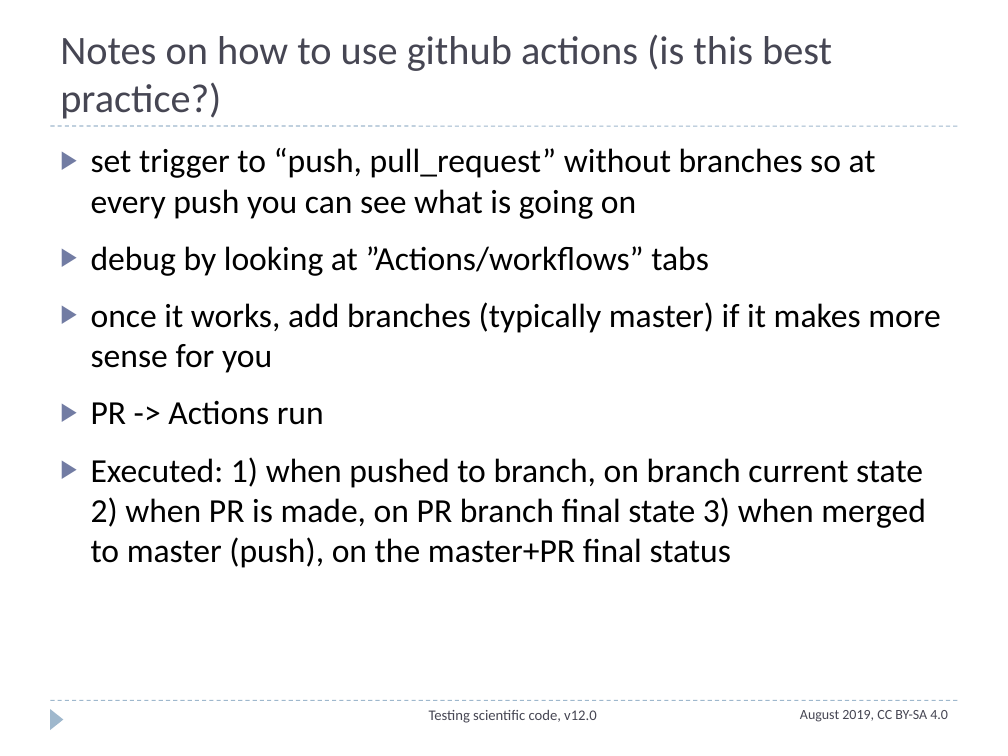
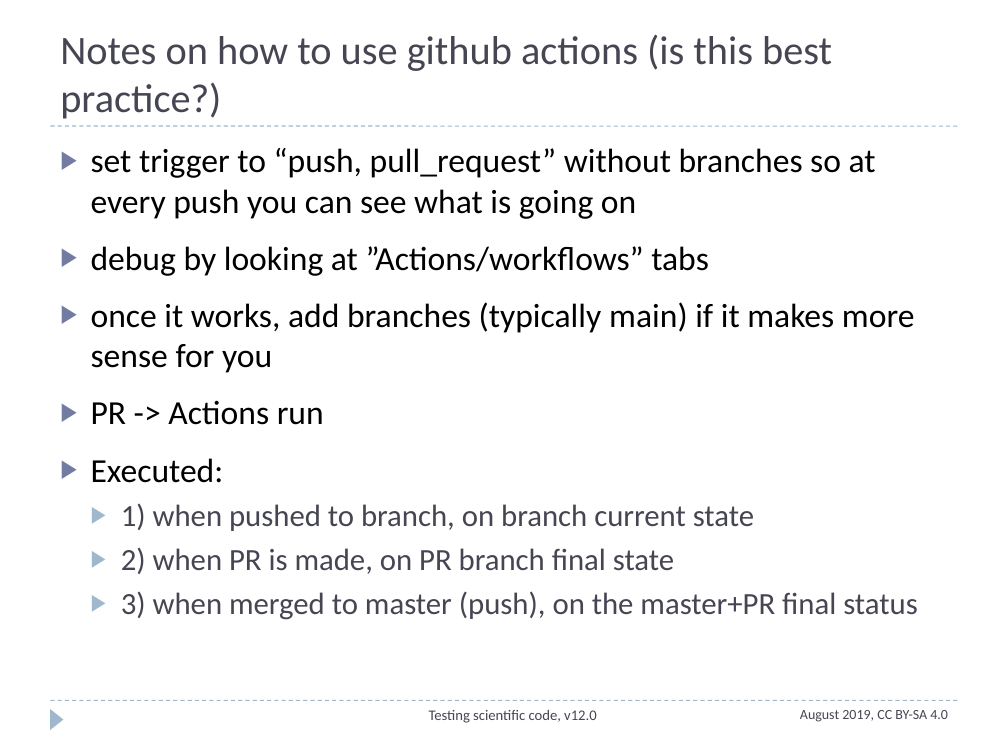
Before and after one commit to ASPP/testing_debugging_profiling, a slide deck: slide 11 of continuous_integration.pptx (slide 10 before the commit). Drawn at 1008x756 pixels with LibreOffice and Linux fonts; fonts in the diff are those of the drawing. Boxes give left, top, right and bottom in pixels: in the first picture for what was removed or moved away, otherwise in the second. Text is boxed around its words. In the diff, an @@ line names an element or a change of style, - is before the commit and + after.

```diff
--- a/continuous_integration.pptx
+++ b/continuous_integration.pptx
@@ text at [91,302,915,373]: text changed @@
-▶ once it works, add branches (typically master) if it makes more sense for you
+▶ once it works, add branches (typically main) if it makes more sense for you
@@ text at [91,458,917,620]: text changed; size 24 to 22 pt; text colour #000000 to #464653 @@
-▶ Executed: 1) when pushed to branch, on branch current state 2) when PR is made, on PR branch final state 3) when merged to master (push), on the master+PR final status
+▶ Executed:
+  ▶ 1) when pushed to branch, on branch current state
+  ▶ 2) when PR is made, on PR branch final state
+  ▶ 3) when merged to master (push), on the master+PR final status
```
Also in this commit, not shown: 5 other slides changed, 2 slides added, 1 slide removed, 8 other files.
